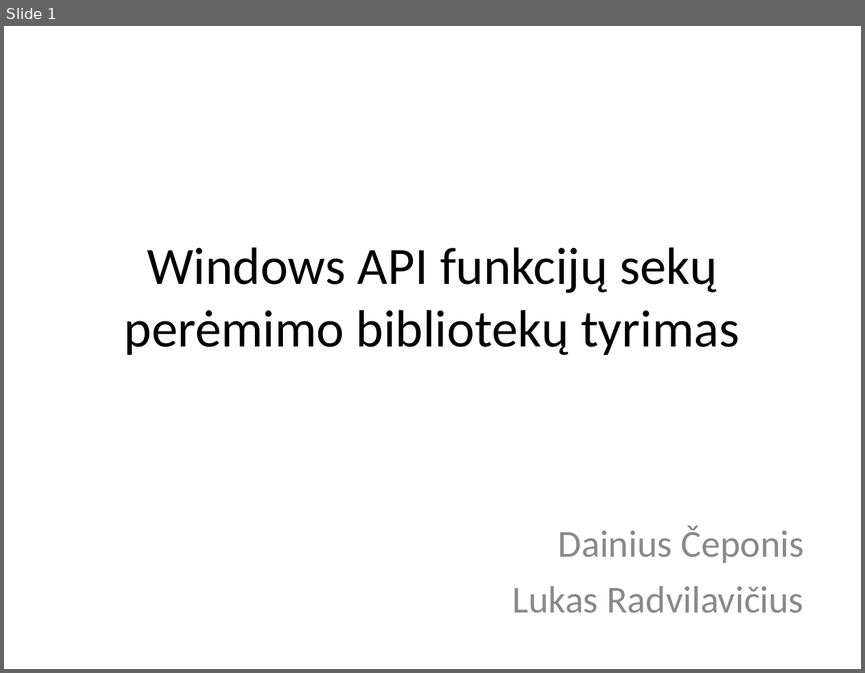
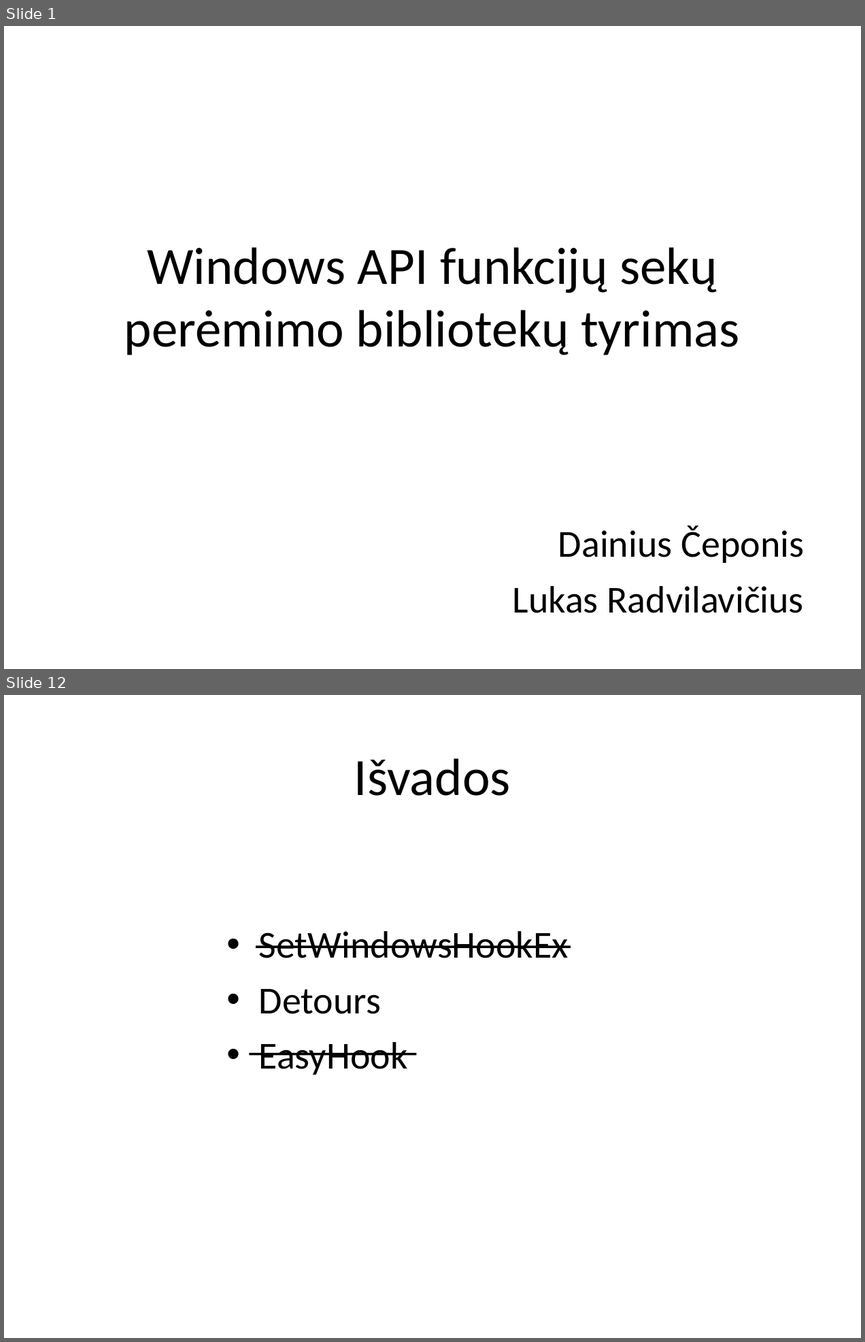
Before and after one commit to DjPasco/Mag, a slide deck: Article/Article_Presentation.ppt. Shown one above the other, each under a label of ours: slide 1 before the commit, slides 1 and 12 after it; the slides between them are not shown. The pictures are 865x673 and 865x1342 pixels, drawn with LibreOffice and Linux fonts; fonts in the diff are those of the drawing. Boxes give left, top, right and bottom in pixels: in the first picture for what was removed or moved away, otherwise in the second. Text is boxed around its words. In the diff, an @@ line names an element or a change of style, - is before the commit and + after.

```diff
--- a/Article/Article_Presentation.ppt
+++ b/Article/Article_Presentation.ppt
@@ slide 12 added at (x1=4, y1=695, x2=861, y2=1338), background #FFFFFF @@
@@ title added at (x1=354, y1=758, x2=511, y2=796), 44 pt, text #000000 @@
+Išvados
@@ text added at (x1=259, y1=931, x2=568, y2=1074), 32 pt, text #000000 @@
+• SetWindowsHookEx
+• Detours
+• EasyHook
@@ line added from (256, 947) to (570, 947), #000000 2.01 pt @@
@@ line added from (249, 1054) to (416, 1054), #000000 2.01 pt @@
@@ slide 1 changed as well @@
@@ subtitle "Dainius Čeponis" at (x1=513, y1=525, x2=804, y2=613): text colour #898989 to #000000 @@
```
Also in this commit, not shown: 10 other slides added.
